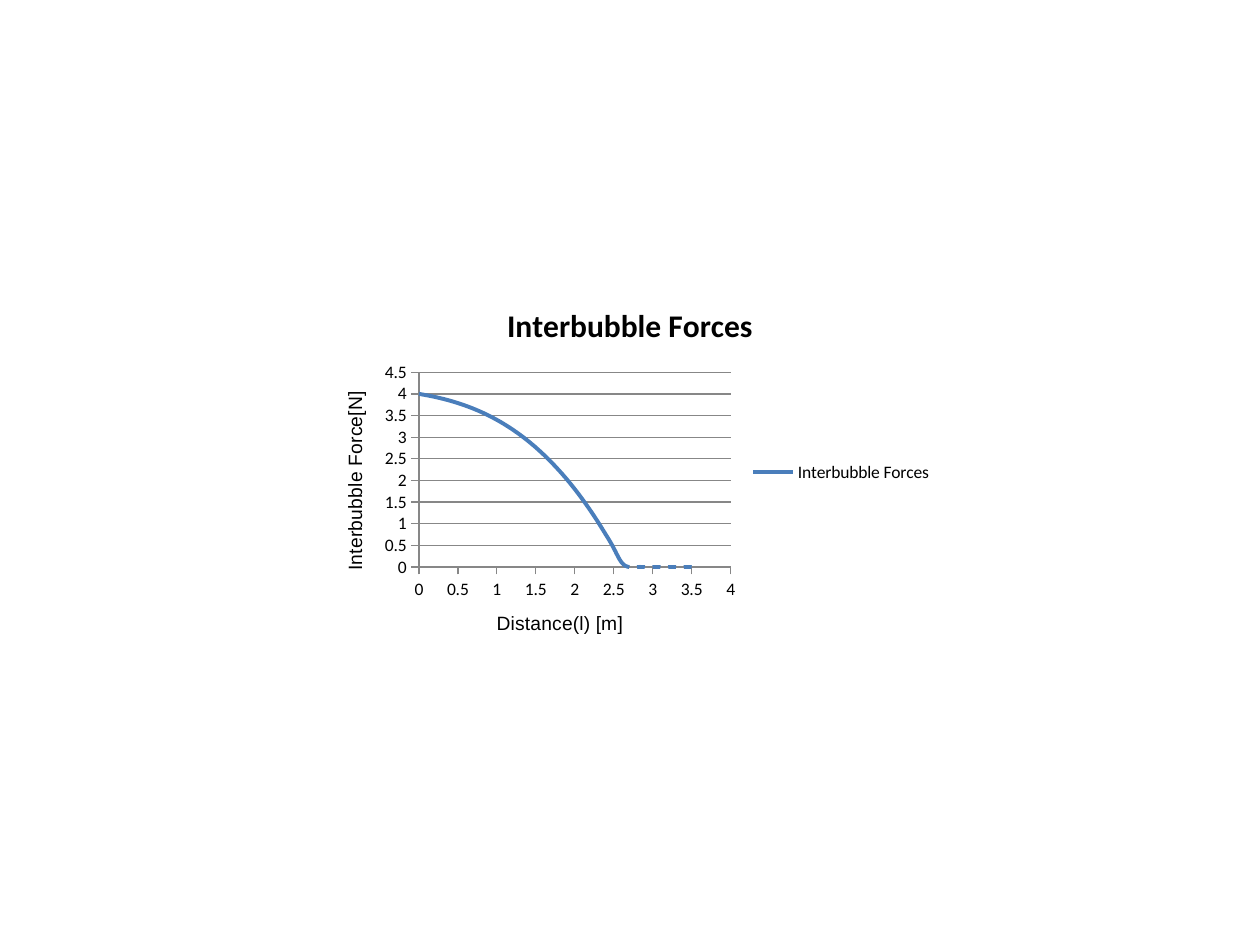
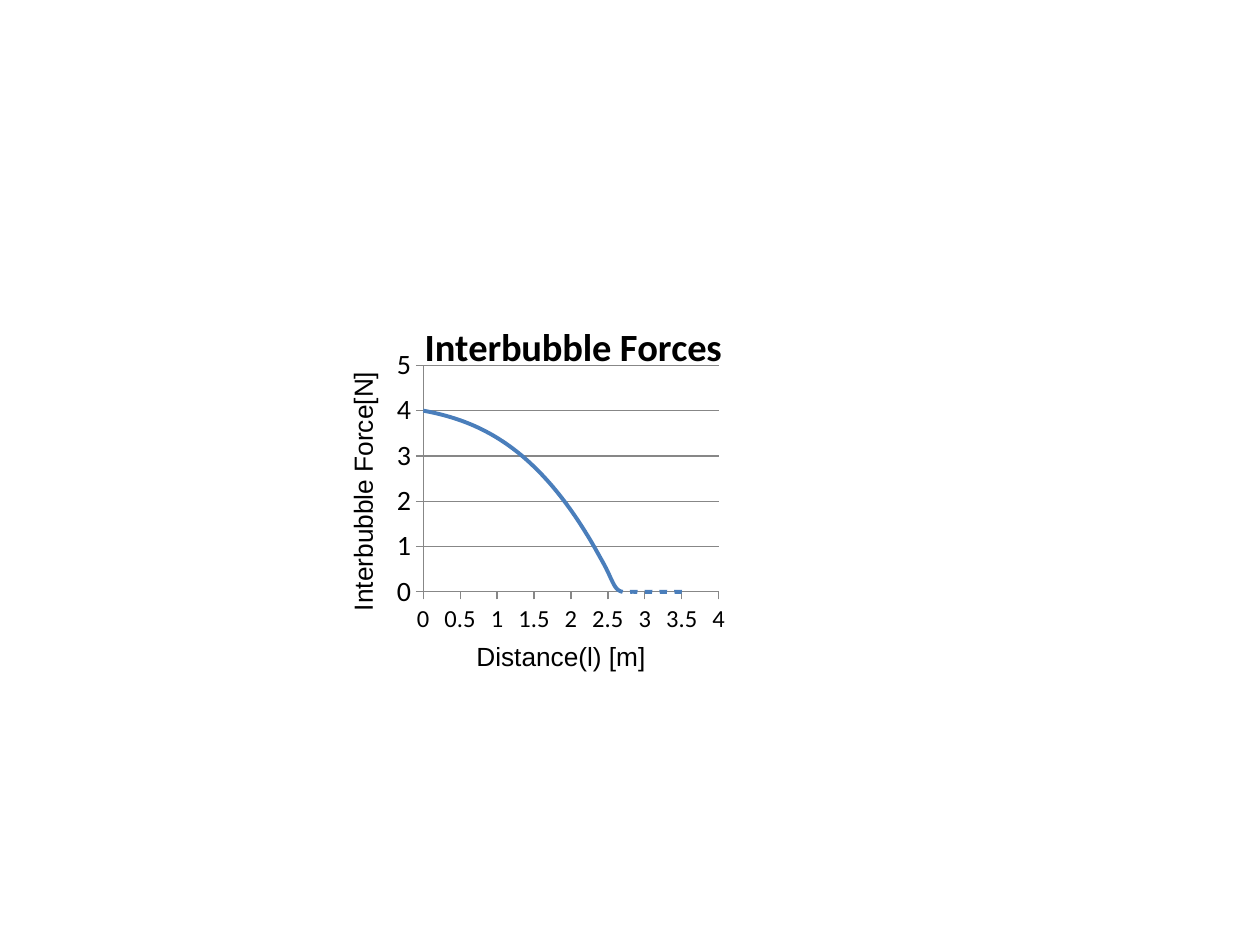
Before and after one commit to kadir4172/formation_control, a slide deck: slide 25 of Tez Çizimleri.pptx. Drawn at 1260x945 pixels with LibreOffice and Linux fonts; fonts in the diff are those of the drawing. Boxes give left, top, right and bottom in pixels: in the first picture for what was removed or moved away, otherwise in the second. Text is boxed around its words. In the diff, an @@ line names an element or a change of style, - is before the commit and + after.

```diff
--- a/Tez Çizimleri.pptx
+++ b/Tez Çizimleri.pptx
@@ scatter smooth chart at (316, 301, 934, 679) @@
@@ legend changed @@
@@ category axis changed @@
@@ value axis changed @@
@@ plot area changed @@
@@ scatter smooth chart: place and size @@
-scatter smooth chart at (315, 284, 945, 662)
+scatter smooth chart at (316, 301, 934, 679)
```
Also in this commit, not shown: 1 other slide changed, 10 other files.
